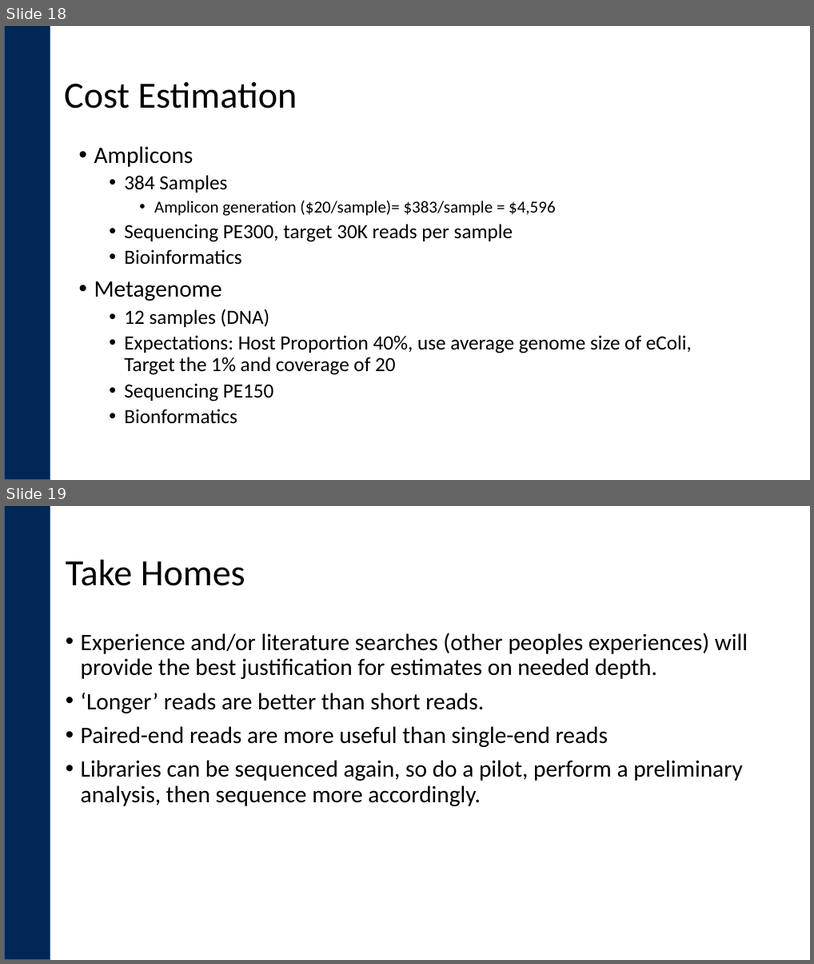
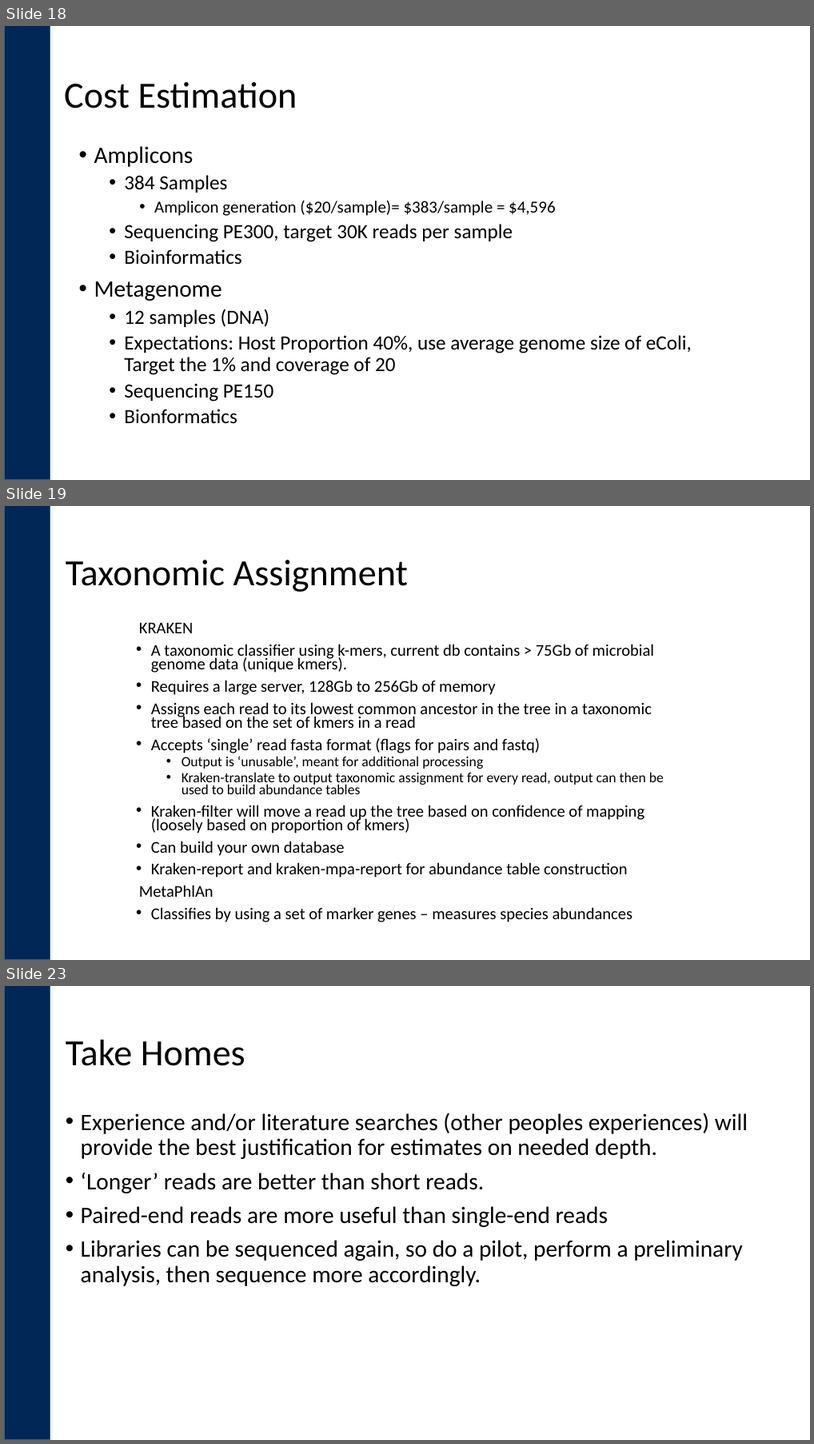
Before and after one commit to ucdavis-bioinformatics-training/2018-May-Microbial-Community-Analysis-Workshop_UCB, a slide deck: wednesday/Experimental_Design.pptx. Shown one above the other, each under a label of ours: slides 18 and 19 before the commit, slides 18, 19 and 23 after it; the slides between them are not shown. The pictures are 814x964 and 814x1444 pixels, drawn with LibreOffice and Linux fonts; fonts in the diff are those of the drawing; background and template pictures are left out. Boxes give left, top, right and bottom in pixels: in the first picture for what was removed or moved away, otherwise in the second. Text is boxed around its words. In the diff, an @@ line names an element or a change of style, - is before the commit and + after.

```diff
--- a/wednesday/Experimental_Design.pptx
+++ b/wednesday/Experimental_Design.pptx
@@ slide 19 added at (4,506,810,960), background #FFFFFF; not listed: 1 template element that a slide beside it also shows @@
@@ title added at (66,560,408,592), 44 pt, text #000000 @@
+Taxonomic Assignment
@@ text added at (139,622,664,922), 19.6 pt, text #000000 @@
+KRAKEN
+• A taxonomic classifier using k-mers, current db contains > 75Gb of microbial genome data (unique kmers).
+• Requires a large server, 128Gb to 256Gb of memory
+• Assigns each read to its lowest common ancestor in the tree in a taxonomic tree based on the set of kmers in a read
+• Accepts ‘single’ read fasta format (flags for pairs and fastq)
+  • Output is ‘unusable’, meant for additional processing
+  • Kraken-translate to output taxonomic assignment for every read, output can then be used to build abundance tables
+• Kraken-filter will move a read up the tree based on confidence of mapping (loosely based on proportion of kmers)
+• Can build your own database
+• Kraken-report and kraken-mpa-report for abundance table construction
+MetaPhlAn
+• Classifies by using a set of marker genes – measures species abundances
@@ what was slide 19 is now slide 23 @@
```
Also in this commit, not shown: 3 other slides added, 2 other files.
